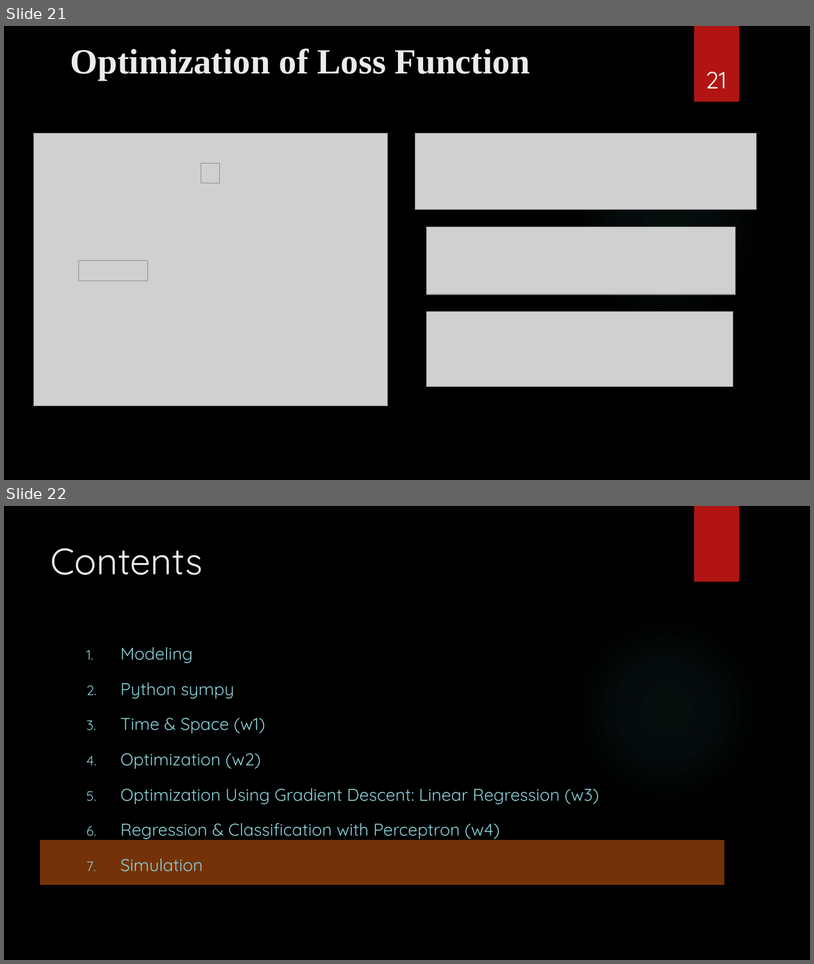
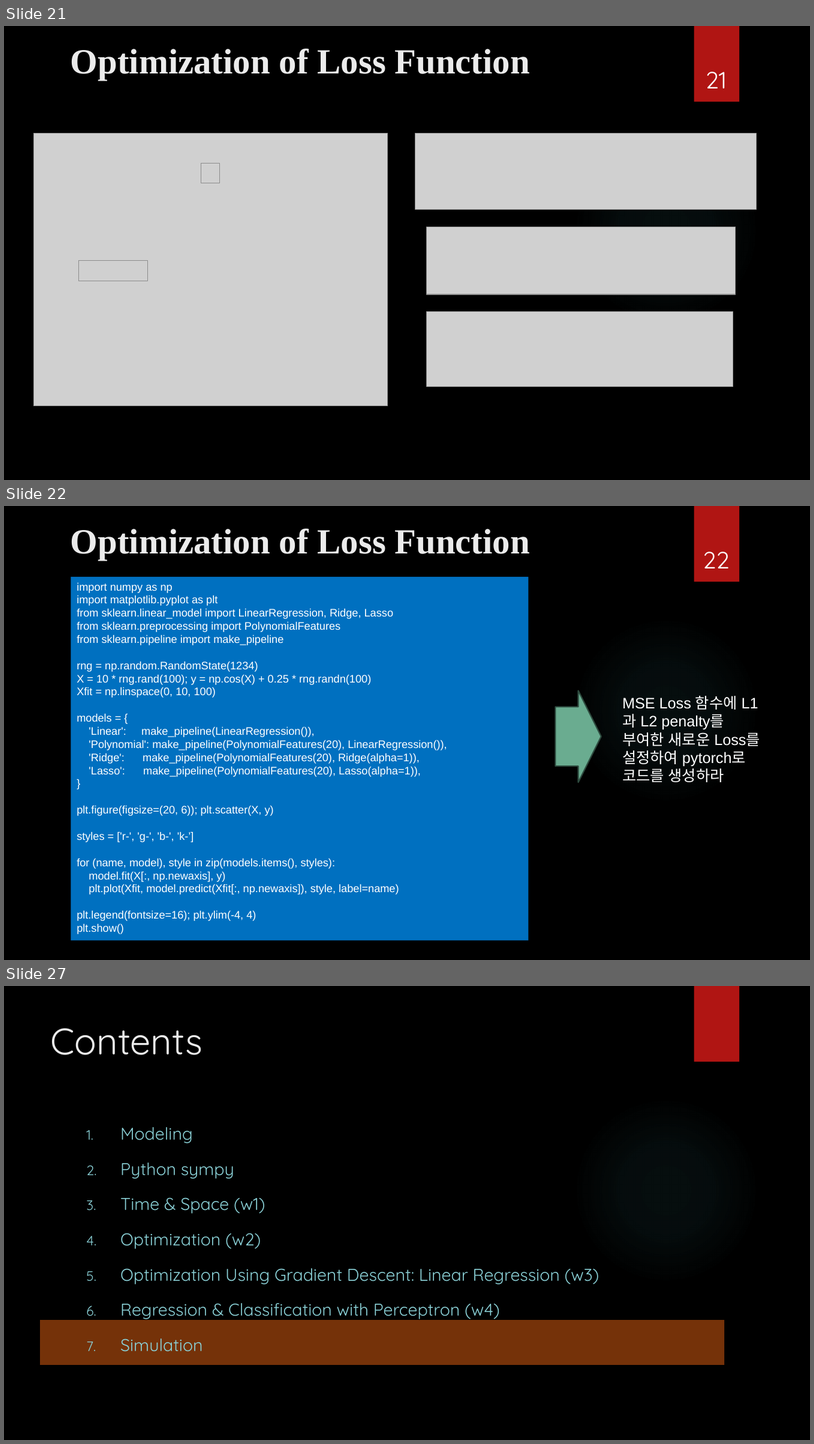
Before and after one commit to ancestor9/mathematics-for-machine-learning, a slide deck: Calculus/Calculus.pptx. Shown one above the other, each under a label of ours: slides 21 and 22 before the commit, slides 21, 22 and 27 after it; the slides between them are not shown. The pictures are 814x964 and 814x1444 pixels, drawn with LibreOffice and Linux fonts; fonts in the diff are those of the drawing; grey boxes stand for pictures; background and template pictures are left out. Boxes give left, top, right and bottom in pixels: in the first picture for what was removed or moved away, otherwise in the second. Text is boxed around its words. In the diff, an @@ line names an element or a change of style, - is before the commit and + after.

```diff
--- a/Calculus/Calculus.pptx
+++ b/Calculus/Calculus.pptx
@@ slide 22 added at box(4, 506, 810, 960), background picture (left out); not listed: 2 template elements that a slide beside it also shows @@
@@ title added at box(71, 528, 530, 560), 42 pt, text #EBEBEB, bold @@
+Optimization of Loss Function
@@ page number added at box(703, 552, 729, 568), 28 pt, text #FFFFFF @@
+22
@@ rectangle added at box(71, 577, 529, 940), fill #0070C0, 13 pt, text #FFFFFF @@
+import numpy as np
+import matplotlib.pyplot as plt
+from sklearn.linear_model import LinearRegression, Ridge, Lasso
+from sklearn.preprocessing import PolynomialFeatures
+from sklearn.pipeline import make_pipeline
+rng = np.random.RandomState(1234)
+X = 10 * rng.rand(100); y = np.cos(X) + 0.25 * rng.randn(100)
+Xfit = np.linspace(0, 10, 100)
+models = {
+'Linear': make_pipeline(LinearRegression()),
+'Polynomial': make_pipeline(PolynomialFeatures(20), LinearRegression()),
+'Ridge': make_pipeline(PolynomialFeatures(20), Ridge(alpha=1)),
+'Lasso': make_pipeline(PolynomialFeatures(20), Lasso(alpha=1)),
+}
+plt.figure(figsize=(20, 6)); plt.scatter(X, y)
+styles = ['r-', 'g-', 'b-', 'k-’]
+for (name, model), style in zip(models.items(), styles):
+model.fit(X[:, np.newaxis], y)
+plt.plot(Xfit, model.predict(Xfit[:, np.newaxis]), style, label=name)
+plt.legend(fontsize=16); plt.ylim(-4, 4)
+plt.show()
@@ right arrow added at box(556, 691, 602, 783), fill #6AAC90, outline #2E4B3F 1.5 pt @@
@@ text added at box(623, 696, 760, 782), 18 pt, text #FFFFFF @@
+MSE Loss 함수에 L1과 L2 penalty를 부여한 새로운 Loss를 설정하여 pytorch로 코드를 생성하라
@@ what was slide 22 is now slide 27 @@
```
Also in this commit, not shown: 4 other slides added.
